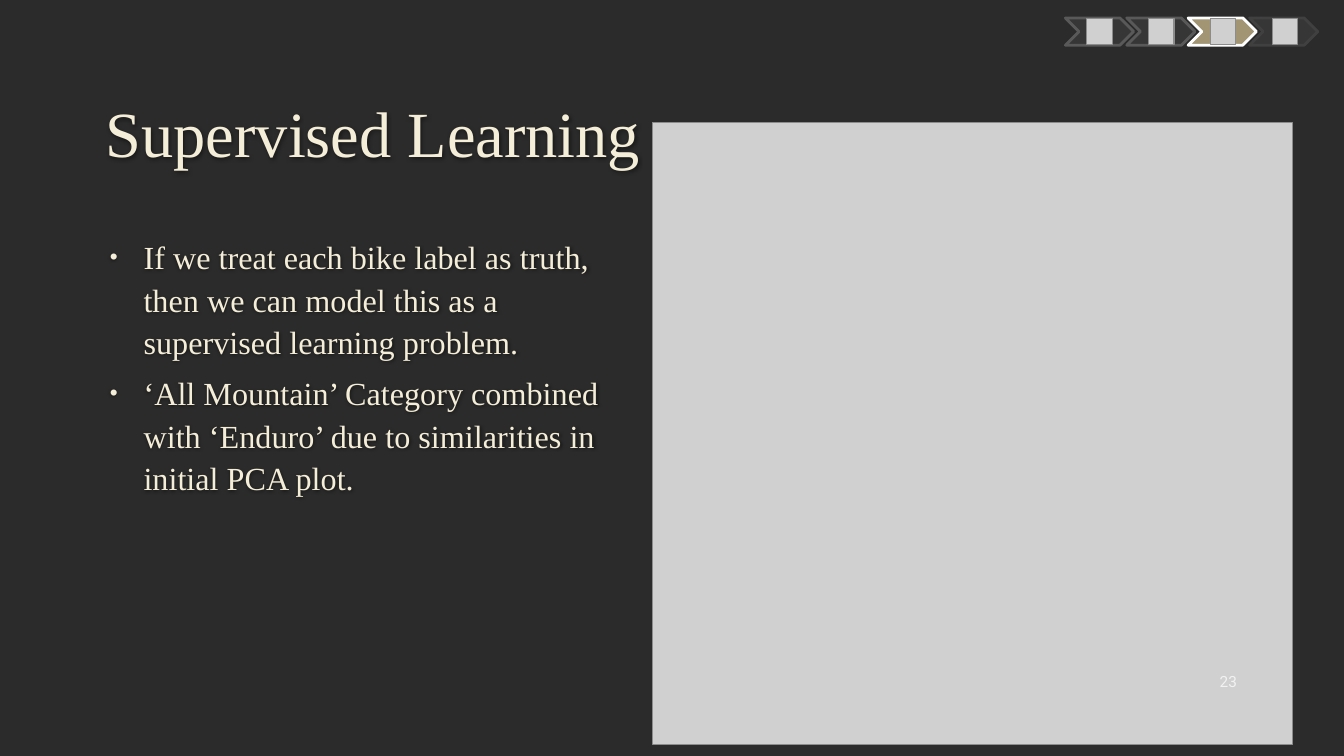
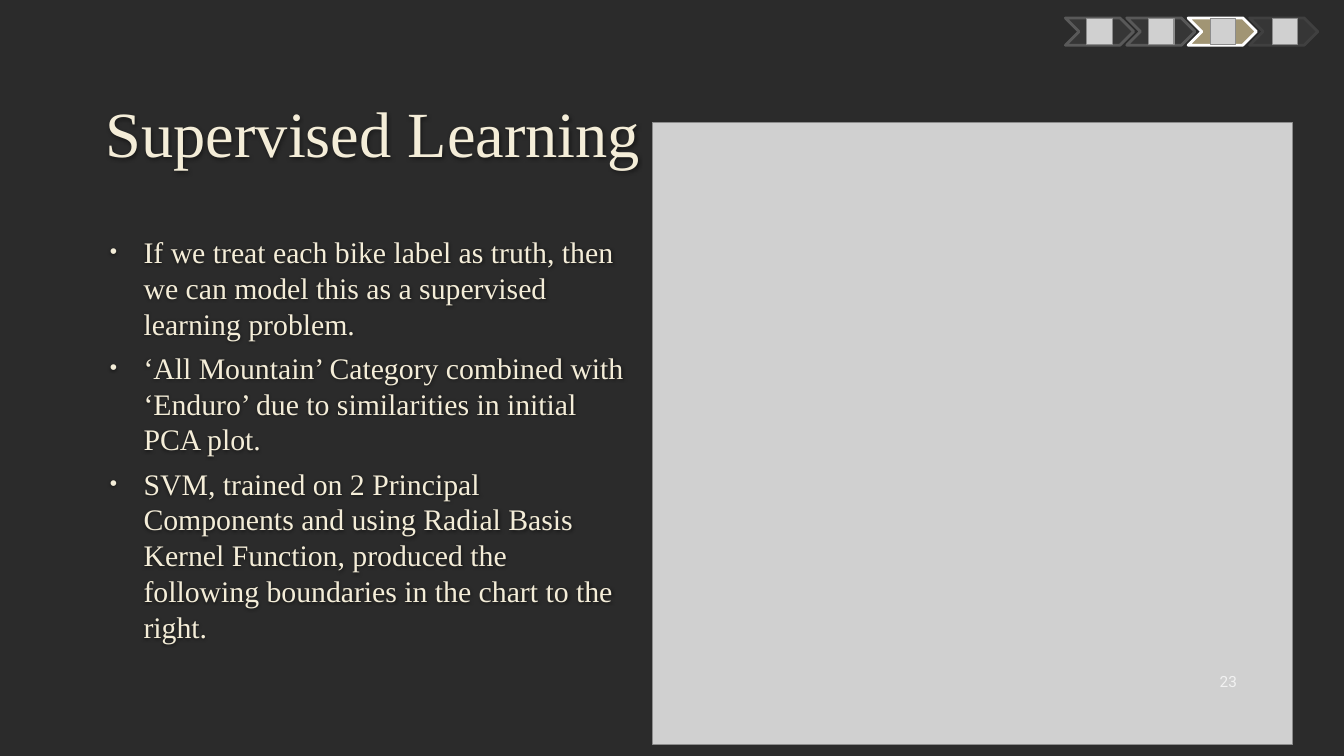
Before and after one commit to mczerwin/MTB-Categorization-Analysis, a slide deck: slide 23 of Reports/MTB Data Analysis Presentation.pptx. Drawn at 1344x756 pixels with LibreOffice and Linux fonts; fonts in the diff are those of the drawing; grey boxes stand for pictures; background and template pictures are left out; a plain dark background stands for a picture behind light text. Boxes give left, top, right and bottom in pixels: in the first picture for what was removed or moved away, otherwise in the second. Text is boxed around its words. In the diff, an @@ line names an element or a change of style, - is before the commit and + after.

```diff
--- a/Reports/MTB Data Analysis Presentation.pptx
+++ b/Reports/MTB Data Analysis Presentation.pptx
@@ text at (144,242,624,456): size 23 to 21.3 pt in "If we treat each bike label as ...", "‘All Mountain’ Category combined with ‘Enduro’ due ..."; line spacing 1.1 to 1 @@
@@ text at (144,474,612,644): paragraph added @@
+• SVM, trained on 2 Principal Components and using Radial Basis Kernel Function, produced the following boundaries in the chart to the right.
```
Also in this commit, not shown: 5 other slides changed.
